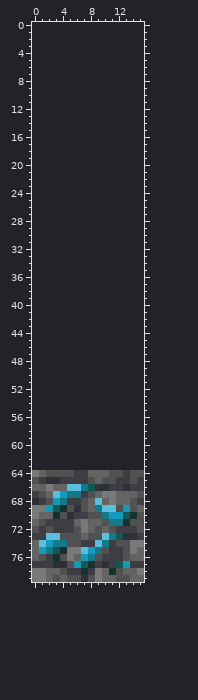
Two versions of one sprite sheet, Ores/deepslate_morkite_ore.png. Above: the version before the commit.
The file is 16x16 pixels. The old version is drawn lined up with the new one, on the new canvas.
Now the later version:
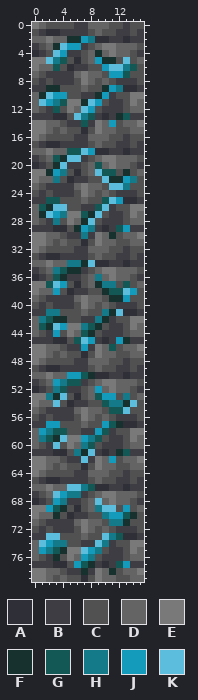
Palette (. is transparent): A #2f2f37  B #3d3d43  C #515151  D #646464  E #797979  F #17312e  G #145855  H #147988  J #149abb  K #5cbddd
Change:
canvas 16x16 -> 16x80, the old top-left corner now at 0,64
y 0: x 0..15 ................ -> EDCCCCBBDDDCCBCC
y 1: x 0..15 ................ -> CBAABBBBCDCCBBCB
y 2: x 0..15 ................ -> DDEDDFFJHAABBABB
y 3: x 0..15 ................ -> BCDFKJJBCDEEDDDC
y 4: x 0..15 ................ -> ABCKJBBCDFDEDDCB
y 5: x 0..15 ................ -> EEKHGCACDJFFCKCD
y 6: x 0..15 ................ -> EDDGCABBCCJKKHGC
y 7: x 0..15 ................ -> DCBBBBDEDDCJJGCC
y 8: x 0..15 ................ -> CBCBBBCEDCDCBBBC
y 9: x 0..15 ................ -> BBFFCCCDCCFJHAAB
y 10: x 0..15 ................ -> DFKJJCCBBFJBCCEE
y 11: x 0..15 ................ -> DKJHGEEFKJCBBCED
y 12: x 0..15 ................ -> DCBGCEDKJCBBBCDD
y 13: x 0..15 ................ -> BBBAACKHGBABFGBB
y 14: x 0..15 ................ -> EEDDCBBGBEDJCDDE
y 15: x 0..15 ................ -> EEDCDCCACEDDCCDD
y 16: x 0..15 ................ -> EDCCCCBBDDDCCBCC
y 17: x 0..15 ................ -> CBAABBBBCDCCBBCB
y 18: x 0..15 ................ -> DDEDDGGKJAABBABB
y 19: x 0..15 ................ -> BCDGFKKBCDEEDDDC
y 20: x 0..15 ................ -> ABCFKBBCDGDEDDCB
y 21: x 0..15 ................ -> EEFJHCACDKGGCFCD
y 22: x 0..15 ................ -> EDDHCABBCCKFFJHC
y 23: x 0..15 ................ -> DCBBBBDEDDCKKHCC
y 24: x 0..15 ................ -> CBCBBBCEDCDCBBBC
y 25: x 0..15 ................ -> BBGGCCCDCCGKJAAB
y 26: x 0..15 ................ -> DGFKKCCBBGKBCCEE
y 27: x 0..15 ................ -> DFKJHEEGFKCBBCED
y 28: x 0..15 ................ -> DCBHCEDFKCBBBCDD
y 29: x 0..15 ................ -> BBBAACFJHBABGJBB
y 30: x 0..15 ................ -> EEDDCBBHBEDFCDDE
y 31: x 0..15 ................ -> EEDCDCCACEDDCCDD
y 32: x 0..15 ................ -> EDCCCCBBDDDCCBCC
y 33: x 0..15 ................ -> CBAABBBBCDCCBBCB
y 34: x 0..15 ................ -> DDEDDHHFKAABBABB
y 35: x 0..15 ................ -> BCDHGFFBCDEEDDDC
y 36: x 0..15 ................ -> ABCGFBBCDHDEDDCB
y 37: x 0..15 ................ -> EEGKJCACDFHHCGCD
y 38: x 0..15 ................ -> EDDJCABBCCFGGKJC
y 39: x 0..15 ................ -> DCBBBBDEDDCFFJCC
y 40: x 0..15 ................ -> CBCBBBCEDCDCBBBC
y 41: x 0..15 ................ -> BBHHCCCDCCHFKAAB
y 42: x 0..15 ................ -> DHGFFCCBBHFBCCEE
y 43: x 0..15 ................ -> DGFKJEEHGFCBBCED
y 44: x 0..15 ................ -> DCBJCEDGFCBBBCDD
y 45: x 0..15 ................ -> BBBAACGKJBABJFBB
y 46: x 0..15 ................ -> EEDDCBBJBEDGCDDE
y 47: x 0..15 ................ -> EEDCDCCACEDDCCDD
y 48: x 0..15 ................ -> EDCCCCBBDDDCCBCC
y 49: x 0..15 ................ -> CBAABBBBCDCCBBCB
y 50: x 0..15 ................ -> DDEDDJJGFAABBABB
y 51: x 0..15 ................ -> BCDJHGGBCDEEDDDC
y 52: x 0..15 ................ -> ABCHGBBCDJDEDDCB
y 53: x 0..15 ................ -> EEHFKCACDGJJCHCD
y 54: x 0..15 ................ -> EDDKCABBCCGHHFKC
y 55: x 0..15 ................ -> DCBBBBDEDDCGGKCC
y 56: x 0..15 ................ -> CBCBBBCEDCDCBBBC
y 57: x 0..15 ................ -> BBJJCCCDCCJGFAAB
y 58: x 0..15 ................ -> DJHGGCCBBJGBCCEE
y 59: x 0..15 ................ -> DHGFKEEJHGCBBCED
y 60: x 0..15 ................ -> DCBKCEDHGCBBBCDD
y 61: x 0..15 ................ -> BBBAACHFKBABFGBB
y 62: x 0..15 ................ -> EEDDCBBKBEDJCDDE
y 63: x 0..15 ................ -> EEDCDCCACEDDCCDD
